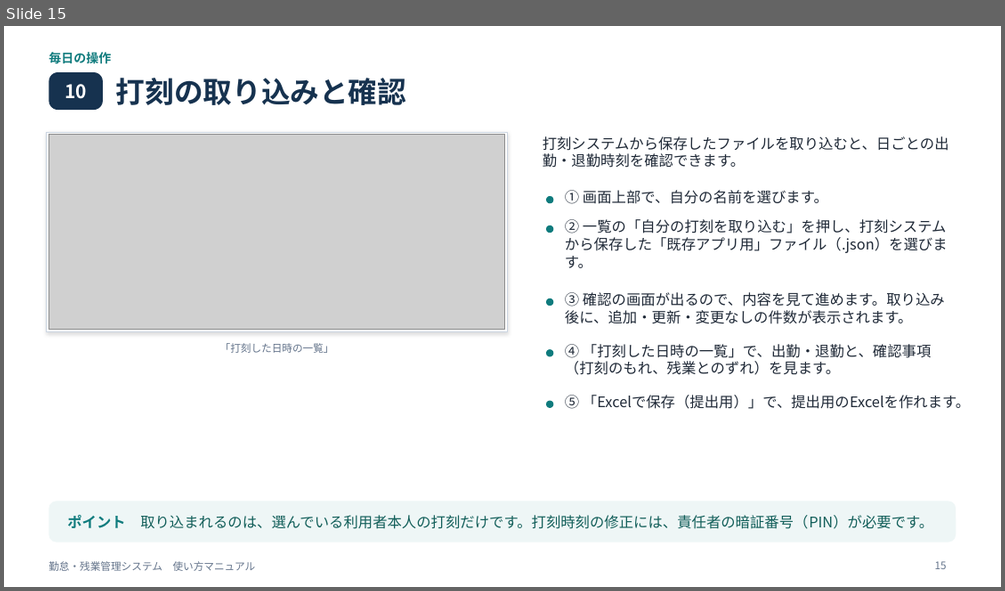
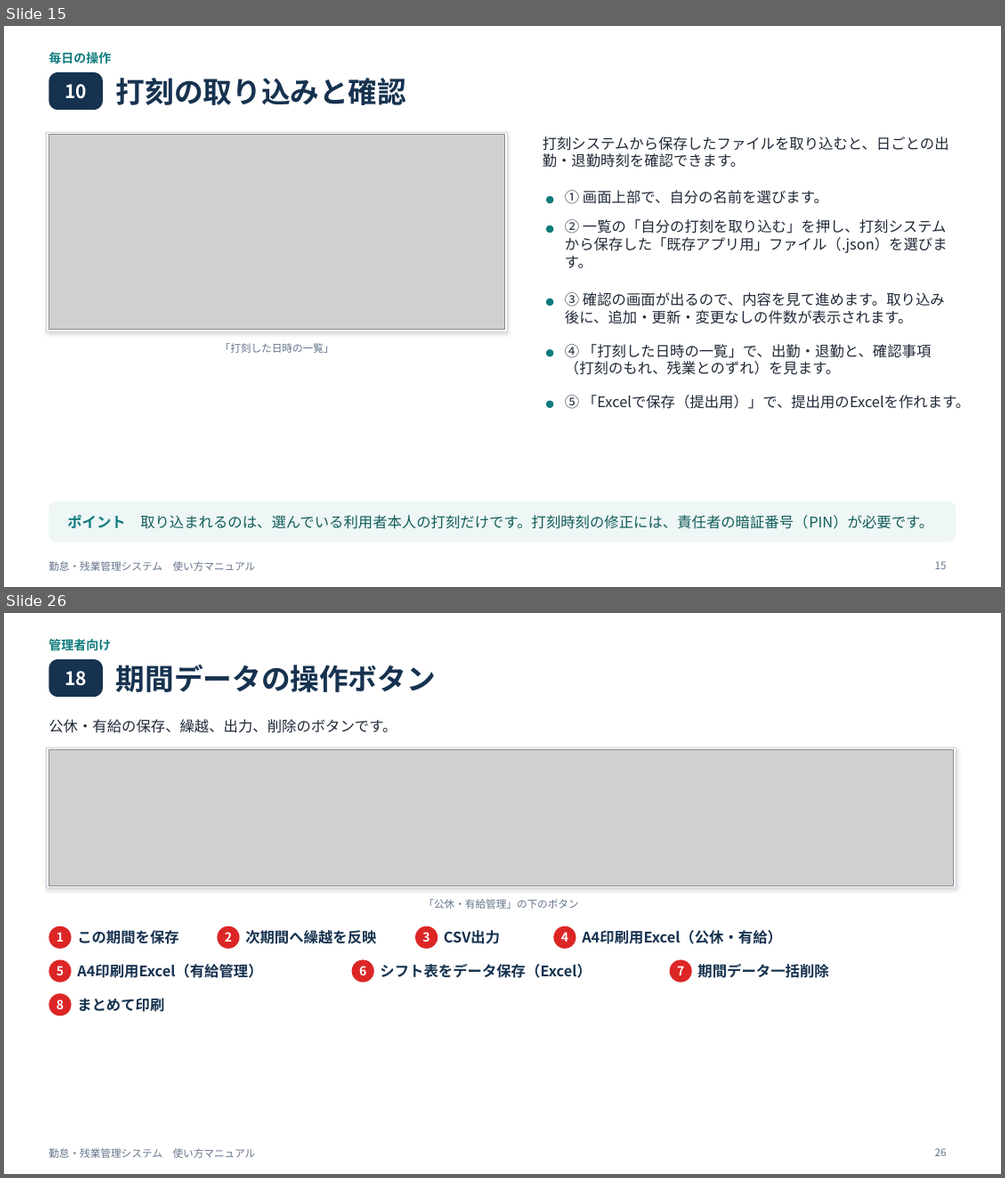
Before and after one commit to miyahara38/kintai, a slide deck: manual/kintai-manual.pptx. Shown one above the other, each under a label of ours: slide 15 before the commit, slides 15 and 26 after it; the slides between them are not shown. The pictures are 1005x591 and 1005x1178 pixels, drawn with LibreOffice and Linux fonts; fonts in the diff are those of the drawing; grey boxes stand for pictures. Boxes give left, top, right and bottom in pixels: in the first picture for what was removed or moved away, otherwise in the second. Text is boxed around its words. In the diff, an @@ line names an element or a change of style, - is before the commit and + after.

```diff
--- a/manual/kintai-manual.pptx
+++ b/manual/kintai-manual.pptx
@@ slide 26 added at (x1=4, y1=613, x2=1001, y2=1174), background #FFFFFF; not listed: 1 template element that a slide beside it also shows @@
@@ text added at (x1=48, y1=639, x2=111, y2=651), 12 pt, text #0F7B7D, bold @@
+管理者向け
@@ rounded rectangle added at (x1=48, y1=659, x2=103, y2=697), fill #16324F @@
@@ text added at (x1=116, y1=664, x2=436, y2=692), 28 pt, text #16324F, bold @@
+期間データの操作ボタン
@@ text added at (x1=65, y1=671, x2=87, y2=686), 18 pt, text #FFFFFF, bold @@
+18
@@ text added at (x1=48, y1=719, x2=396, y2=733), 14 pt, text #1F2937 @@
+公休・有給の保存、繰越、出力、削除のボタンです。
@@ rectangle added at (x1=47, y1=747, x2=956, y2=888), fill #FFFFFF, outline #CBD5E1 0.75 pt @@
@@ picture added at (x1=48, y1=750, x2=954, y2=885) @@
@@ text added at (x1=423, y1=899, x2=578, y2=908), 10 pt, text #64748B @@
+「公休・有給管理」の下のボタン
@@ ellipse added at (x1=48, y1=926, x2=72, y2=949), fill #DC2626 @@
@@ text added at (x1=57, y1=932, x2=64, y2=941), 12 pt, text #FFFFFF, bold @@
+1
@@ text added at (x1=77, y1=930, x2=178, y2=944), 14 pt, text #16324F, bold @@
+この期間を保存
@@ ellipse added at (x1=217, y1=926, x2=240, y2=949), fill #DC2626 @@
@@ text added at (x1=225, y1=932, x2=232, y2=941), 12 pt, text #FFFFFF, bold @@
+2
@@ text added at (x1=245, y1=930, x2=376, y2=944), 14 pt, text #16324F, bold @@
+次期間へ繰越を反映
@@ ellipse added at (x1=415, y1=926, x2=437, y2=949), fill #DC2626 @@
@@ text added at (x1=422, y1=932, x2=429, y2=941), 12 pt, text #FFFFFF, bold @@
+3
@@ text added at (x1=444, y1=930, x2=500, y2=944), 14 pt, text #16324F, bold @@
+CSV出力
@@ ellipse added at (x1=554, y1=926, x2=576, y2=949), fill #DC2626 @@
@@ text added at (x1=561, y1=932, x2=568, y2=941), 12 pt, text #FFFFFF, bold @@
+4
@@ text added at (x1=582, y1=930, x2=782, y2=944), 14 pt, text #16324F, bold @@
+A4印刷用Excel（公休・有給）
@@ ellipse added at (x1=48, y1=960, x2=72, y2=982), fill #DC2626 @@
@@ text added at (x1=57, y1=965, x2=64, y2=975), 12 pt, text #FFFFFF, bold @@
+5
@@ text added at (x1=77, y1=964, x2=262, y2=978), 14 pt, text #16324F, bold @@
+A4印刷用Excel（有給管理）
@@ ellipse added at (x1=352, y1=960, x2=374, y2=982), fill #DC2626 @@
@@ text added at (x1=359, y1=965, x2=366, y2=975), 12 pt, text #FFFFFF, bold @@
+6
@@ text added at (x1=380, y1=964, x2=591, y2=978), 14 pt, text #16324F, bold @@
+シフト表をデータ保存（Excel）
@@ ellipse added at (x1=670, y1=960, x2=692, y2=982), fill #DC2626 @@
@@ text added at (x1=677, y1=965, x2=684, y2=975), 12 pt, text #FFFFFF, bold @@
+7
@@ text added at (x1=697, y1=964, x2=828, y2=978), 14 pt, text #16324F, bold @@
+期間データ一括削除
@@ ellipse added at (x1=48, y1=994, x2=72, y2=1016), fill #DC2626 @@
@@ text added at (x1=57, y1=999, x2=64, y2=1009), 12 pt, text #FFFFFF, bold @@
+8
@@ text added at (x1=77, y1=997, x2=164, y2=1012), 14 pt, text #16324F, bold @@
+まとめて印刷
@@ page number added at (x1=935, y1=1148, x2=947, y2=1156), 10 pt, text #64748B @@
+26
```
Also in this commit, not shown: 13 slides changed, 2 other slides added, 2 other files.
